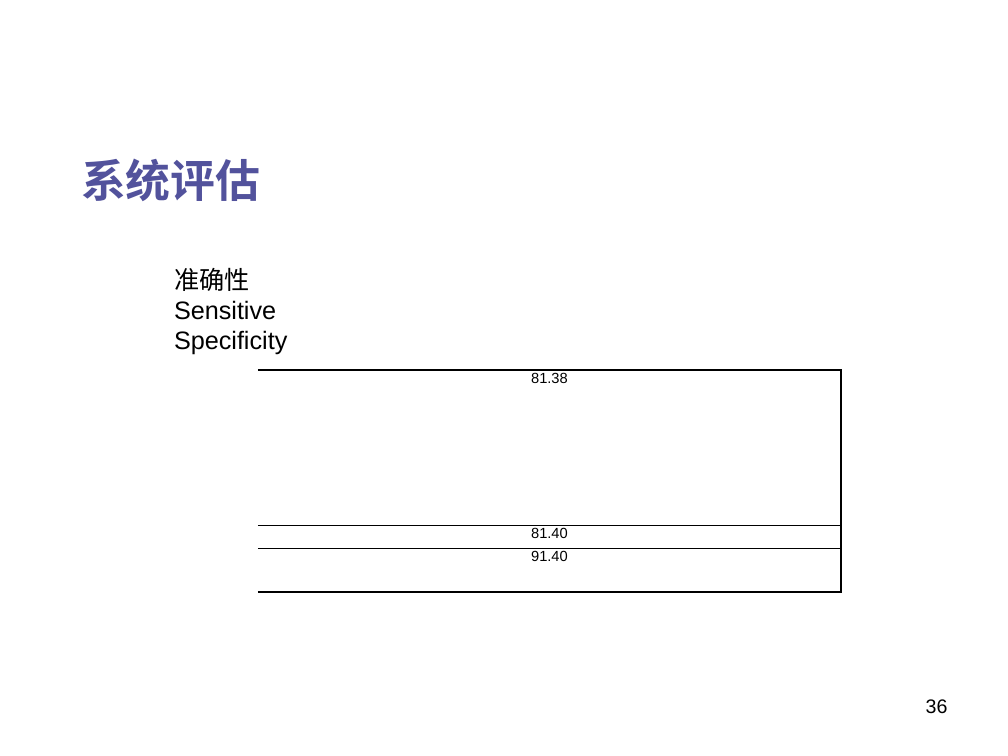
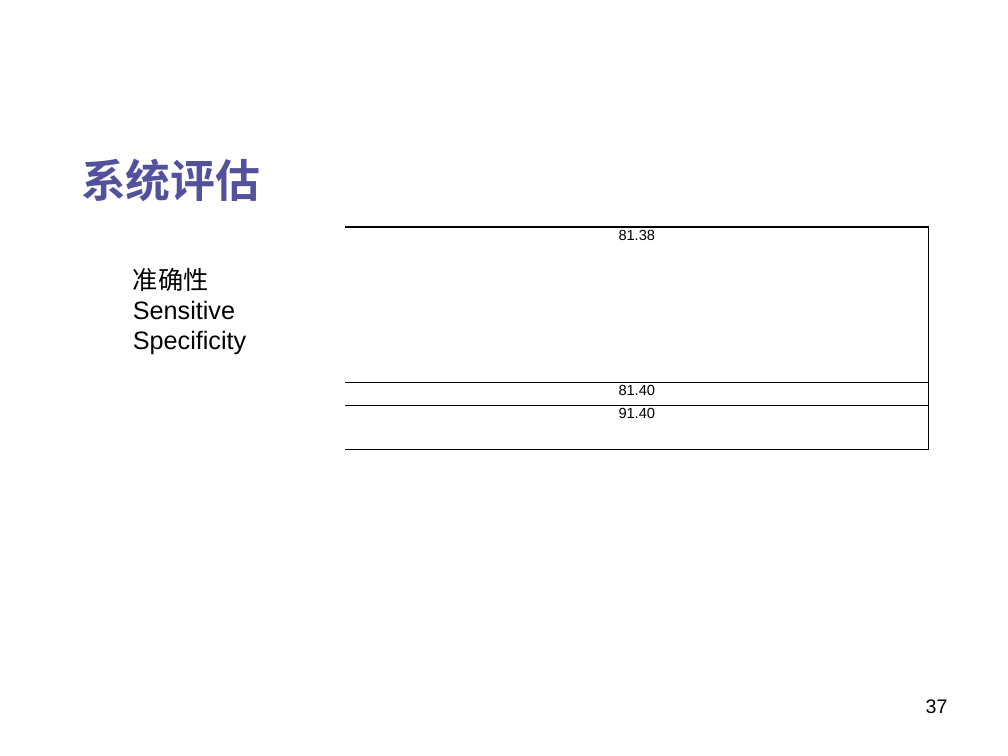
Before and after one commit to JaneBlue/PPTpaper, a slide deck: slide 37 of 思路new6 (2).pptx (slide 36 before the commit). Drawn at 1008x756 pixels with LibreOffice and Linux fonts; fonts in the diff are those of the drawing; background and template pictures are left out. Boxes give left, top, right and bottom in pixels: in the first picture for what was removed or moved away, otherwise in the second. Text is boxed around its words. In the diff, an @@ line names an element or a change of style, - is before the commit and + after.

```diff
--- a/思路new6 (2).pptx
+++ b/思路new6 (2).pptx
@@ table moved from (x1=258, y1=370, x2=841, y2=592) to (x1=346, y1=227, x2=928, y2=449) @@
@@ text "准确性" moved from (x1=174, y1=267, x2=287, y2=355) to (x1=133, y1=267, x2=246, y2=355) @@
@@ page number at (x1=926, y1=699, x2=948, y2=714): text changed @@
-36
+37
```
Also in this commit, not shown: 8 other slides changed, 1 slide added.
